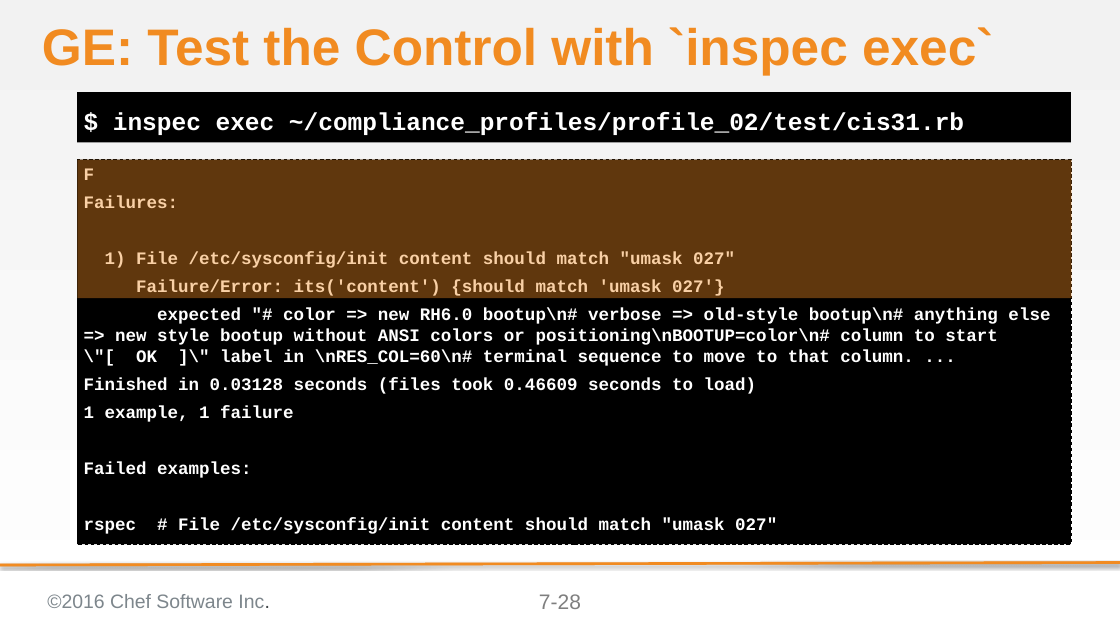
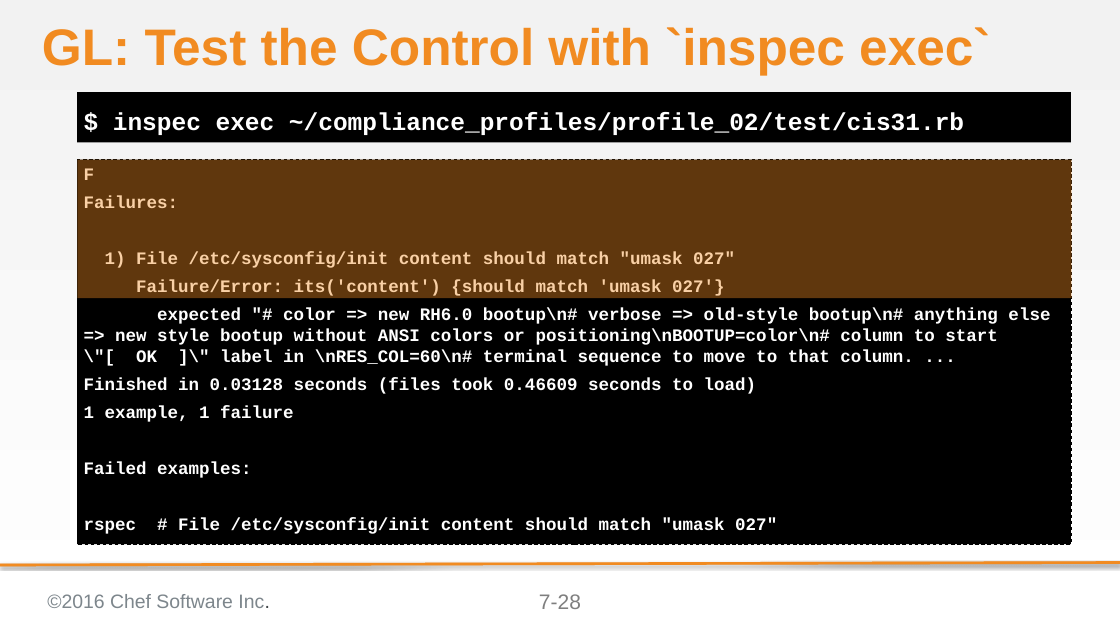
Before and after one commit to bchamby/chef-compliance-installation-configuration-operation, a slide deck: slide 28 of 07-compliance-frameworks-inspec.pptx. Drawn at 1120x630 pixels with LibreOffice and Linux fonts; fonts in the diff are those of the drawing; background and template pictures are left out. Boxes give left, top, right and bottom in pixels: in the first picture for what was removed or moved away, otherwise in the second. Text is boxed around its words. In the diff, an @@ line names an element or a change of style, - is before the commit and + after.

```diff
--- a/07-compliance-frameworks-inspec.pptx
+++ b/07-compliance-frameworks-inspec.pptx
@@ title at bbox=[42, 27, 990, 75]: text changed @@
-GE: Test the Control with `inspec exec`
+GL: Test the Control with `inspec exec`
```
Also in this commit, not shown: 33 other slides changed, 2 other files.
